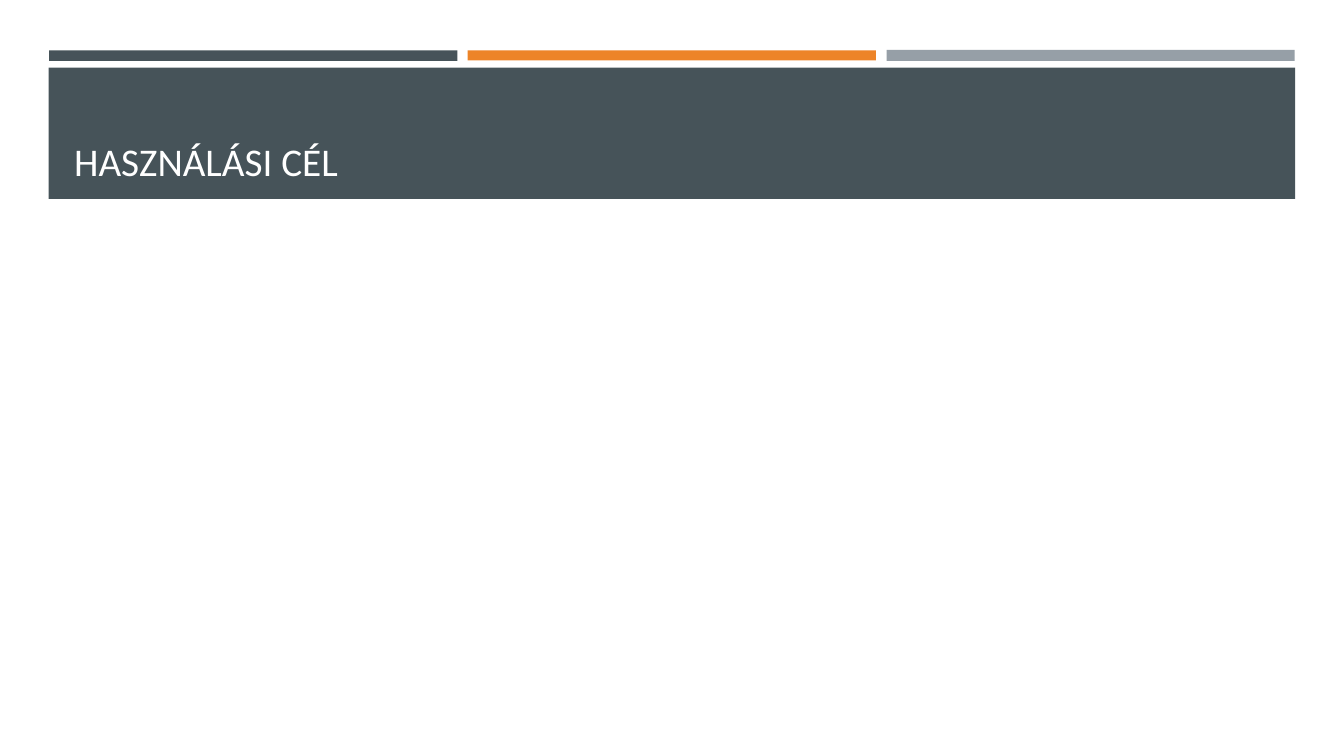
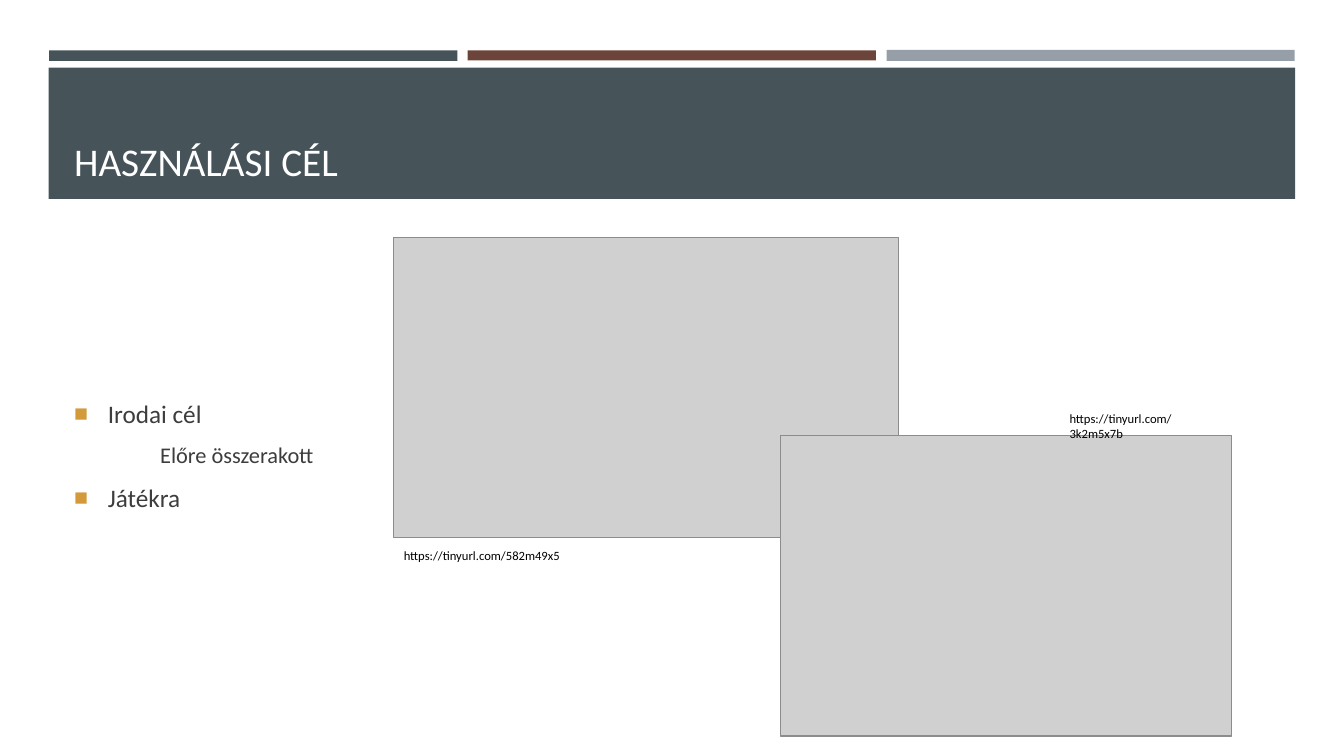
Before and after one commit to KovagoLevente/Paprika, a slide deck: slide 2 of Bemutató1.pptx. Drawn at 1344x756 pixels with LibreOffice and Linux fonts; fonts in the diff are those of the drawing; grey boxes stand for pictures. Boxes give left, top, right and bottom in pixels: in the first picture for what was removed or moved away, otherwise in the second. Text is boxed around its words. In the diff, an @@ line names an element or a change of style, - is before the commit and + after.

```diff
--- a/Bemutató1.pptx
+++ b/Bemutató1.pptx
@@ rectangle removed at [468,50,876,60] @@
@@ rectangle added at [468,50,876,60], fill #6D4439 @@
@@ picture added at [394,237,898,537] @@
@@ text added at [108,405,314,507], 18 pt, text #3D3D3D @@
+■ Irodai cél
+  Előre összerakott
+■ Játékra
@@ text added at [1070,414,1172,438], 9 pt, text #000000 @@
+https://tinyurl.com/3k2m5x7b
@@ picture added at [780,436,1231,736] @@
@@ text added at [404,551,560,562], 9 pt, text #000000 @@
+https://tinyurl.com/582m49x5
```
Also in this commit, not shown: 1 other slide changed, 9 slides added, 9 slides removed.
